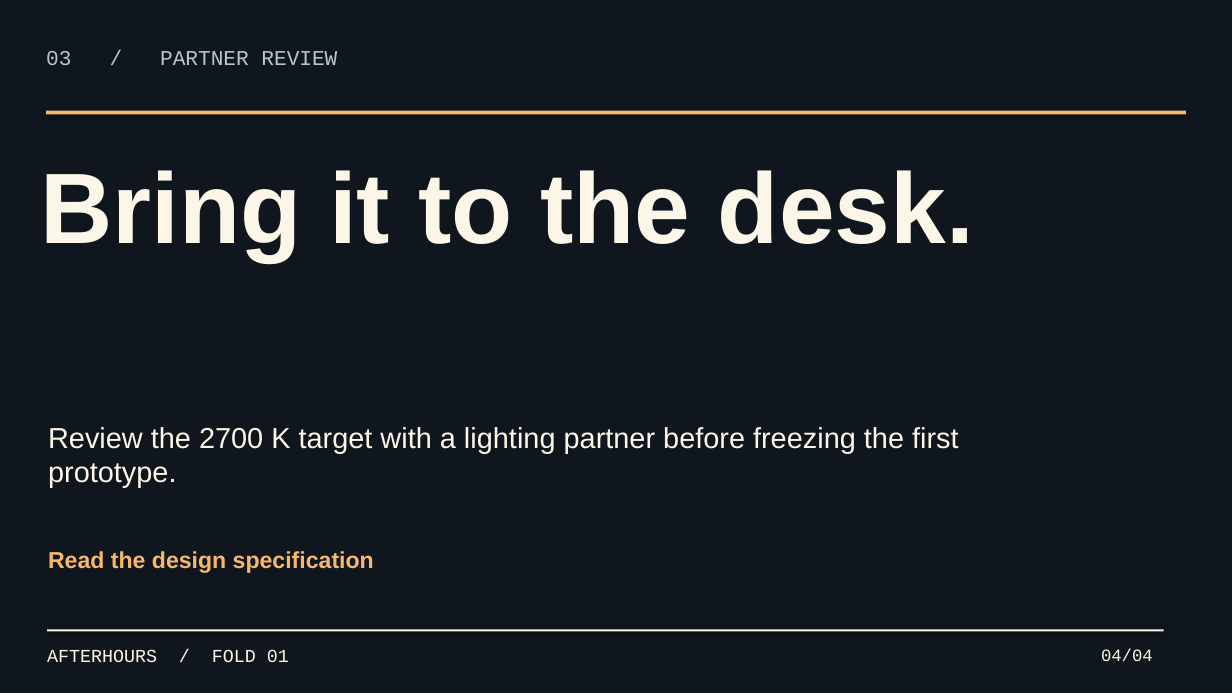
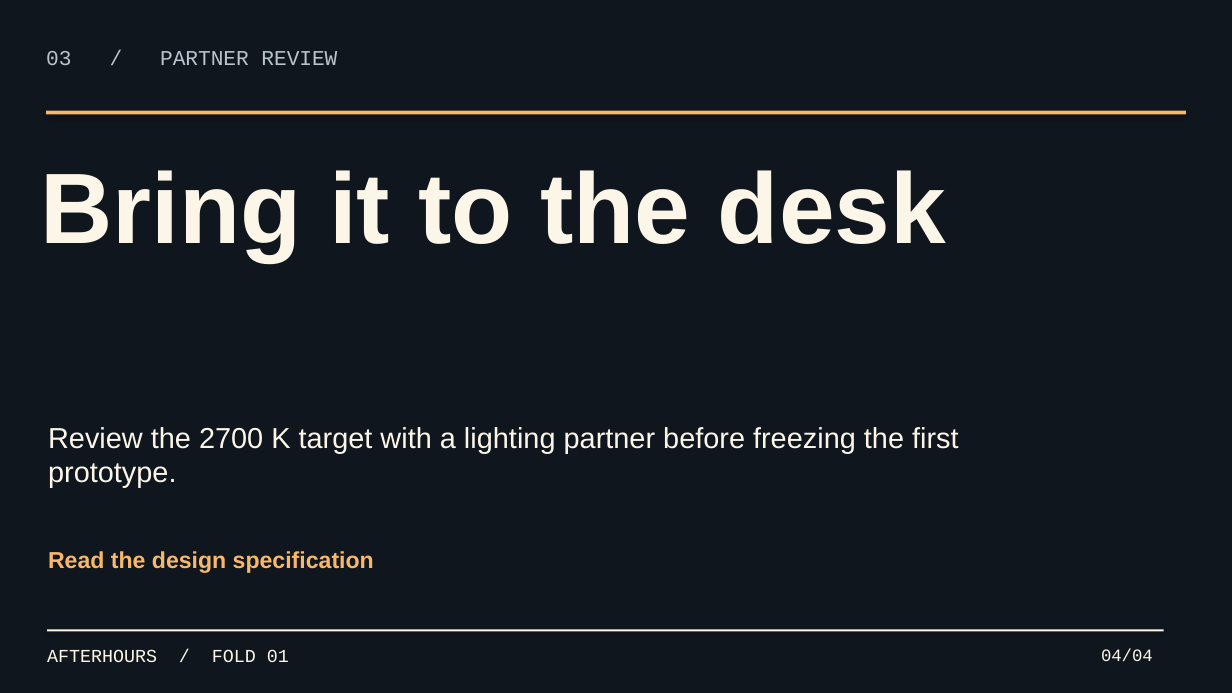
Before and after one commit to joeymilano/joey-design, a slide deck: slide 4 of docs/afterhours-deck-en.pptx. Drawn at 1232x693 pixels with LibreOffice and Linux fonts; fonts in the diff are those of the drawing. Boxes give left, top, right and bottom in pixels: in the first picture for what was removed or moved away, otherwise in the second. Text is boxed around its words. In the diff, an @@ line names an element or a change of style, - is before the commit and + after.

```diff
--- a/docs/afterhours-deck-en.pptx
+++ b/docs/afterhours-deck-en.pptx
@@ text at (40, 170, 946, 262): text changed @@
-Bring it to the desk.
+Bring it to the desk
```
Also in this commit, not shown: 3 other slides changed, 23 other files.
